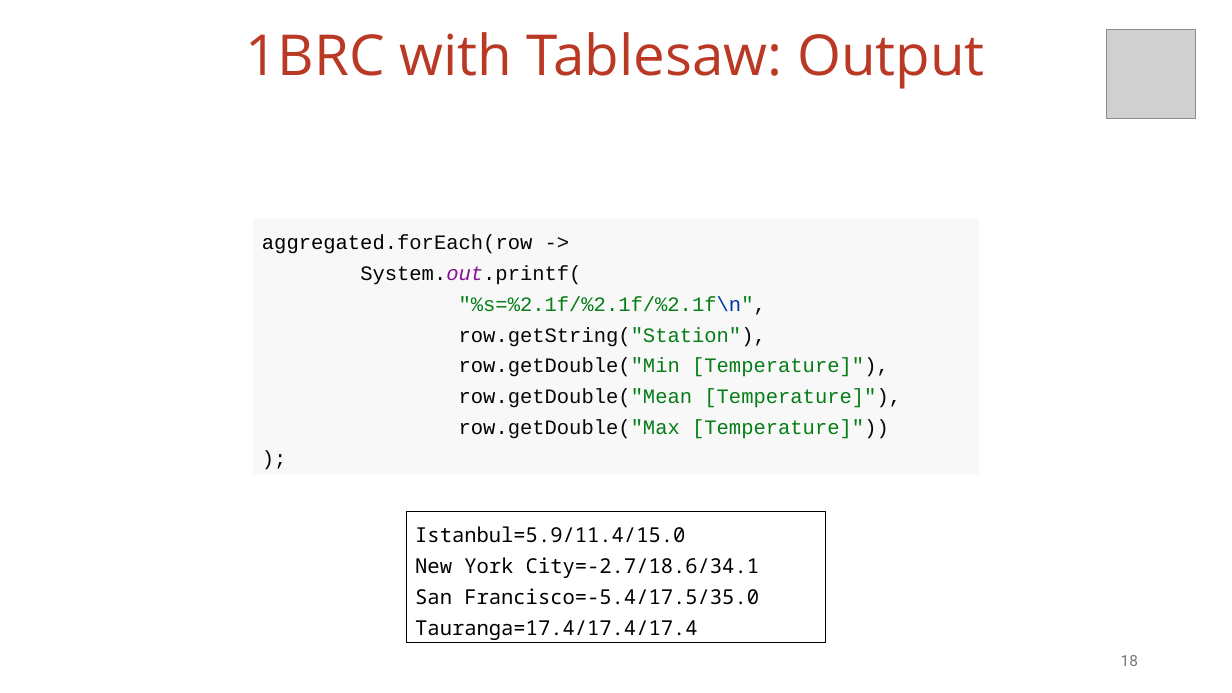
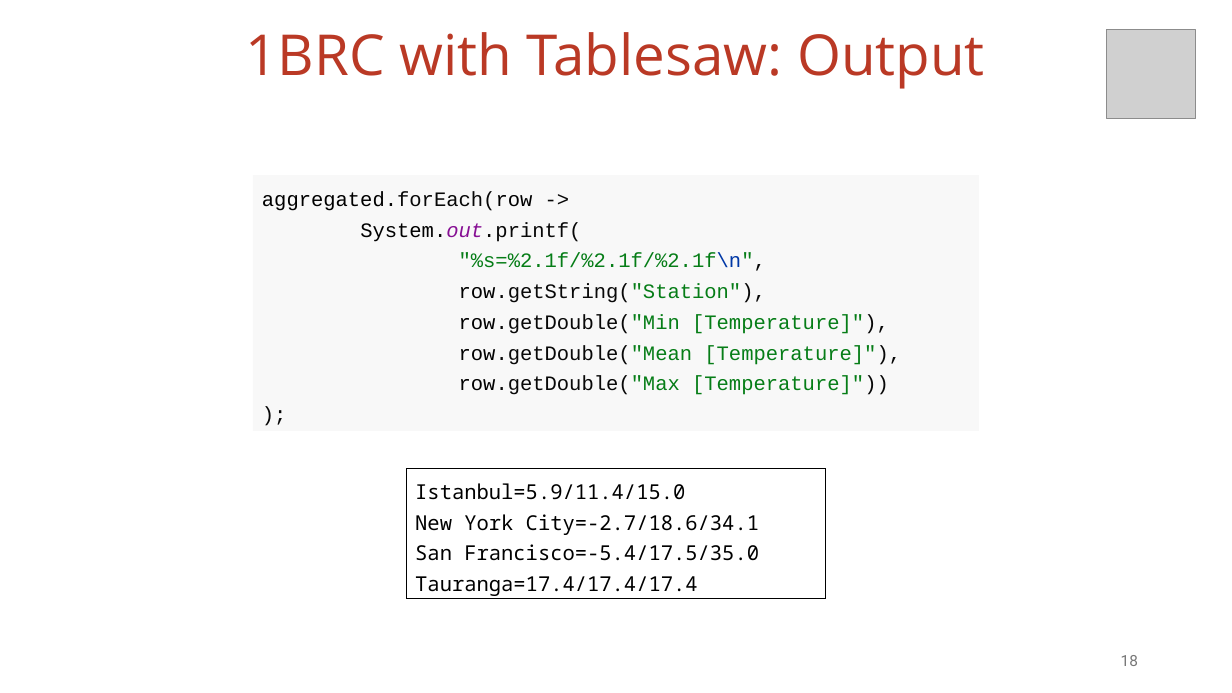
Before and after one commit to vmzakharov/missing-dataframe-talk, a slide deck: slide 18 of presentation/Missing_Dataframe_Short.pptx. Drawn at 1232x693 pixels with LibreOffice and Linux fonts; fonts in the diff are those of the drawing; grey boxes stand for pictures. Boxes give left, top, right and bottom in pixels: in the first picture for what was removed or moved away, otherwise in the second. Text is boxed around its words. In the diff, an @@ line names an element or a change of style, - is before the commit and + after.

```diff
--- a/presentation/Missing_Dataframe_Short.pptx
+++ b/presentation/Missing_Dataframe_Short.pptx
@@ rectangle "aggregated.forEach(row -> System.out.printf( "%s=%2.1f/%2.1f ...": place and size @@
-rectangle "aggregated.forEach(row -> System.out.printf( "%s=%2.1f/%2.1f ..." at [253,219,980,475]
+rectangle "aggregated.forEach(row -> System.out.printf( "%s=%2.1f/%2.1f ..." at [253,175,980,431]
@@ rectangle "Istanbul=5.9/11.4/15.0": place and size @@
-rectangle "Istanbul=5.9/11.4/15.0" at [407,512,826,642]
+rectangle "Istanbul=5.9/11.4/15.0" at [407,469,826,599]
```
Also in this commit, not shown: 16 other slides changed, 1 slide removed, 1 other file.
